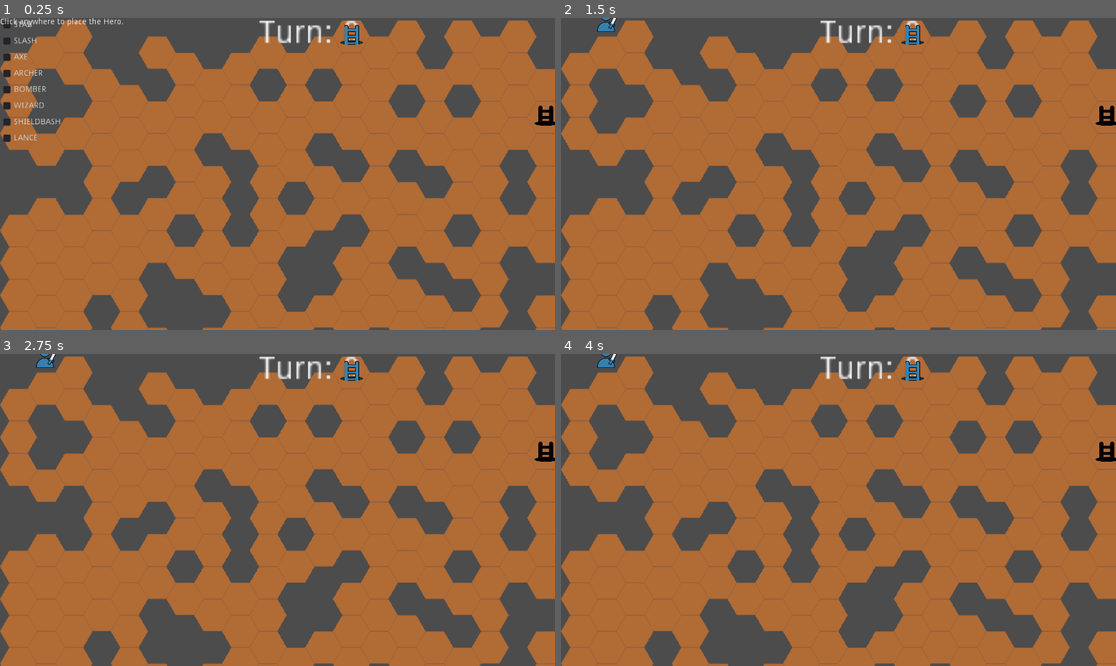
Above: before the commit, frames 1-4 (two rows, left to right).
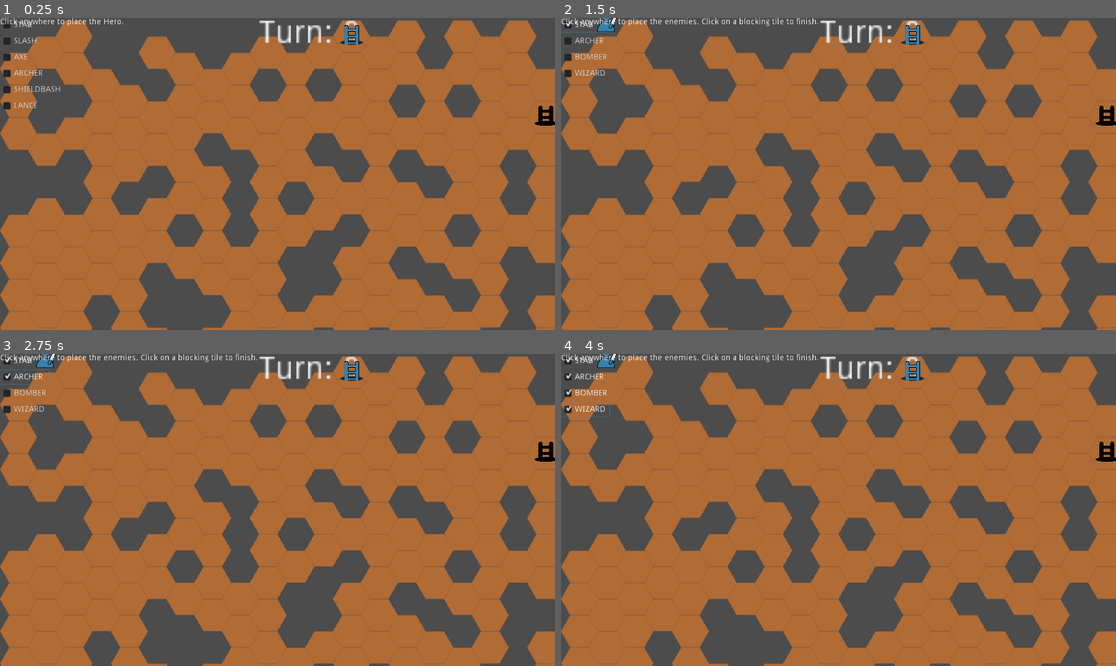
Above: after the commit, the same moments.

Repository: ra314/psiloi
Game: Godot game, scene res://Scenes/Main.tscn
The game is run twice, just before and just after one commit, with the same random seed, the same clock (stepped at 60 frames per second) and the same inputs.
Inputs (mouse positions are in pixels of both pictures, inside the frame that each line leads up to):
- Up to frame 1 (0.25 s): no input
- Up to frame 2 (1.5 s): click "STAB" at 0.5 s; click "STAB" at 1.25 s
- Up to frame 3 (2.75 s): click (22, 375) at 2 s, where only the run after the commit has a clickable "ARCHER"
- Up to frame 4 (4 s): click (583, 394) at 2.75 s, where only the run after the commit has a clickable "BOMBER"; click (583, 410) at 3.5 s, where only the run after the commit has a clickable "WIZARD"

The runs differ from the first frame. In frame 1, 0.3% of the frame differs, in the area x 0-11%, y 21-40%; in frame 2, 0.7%; in frame 3, 0.7%, in the area x 0-47%, y 0-20%; in frame 4, 0.7%.

Commit message:
Made the distinction between player and enemy attacks.

Diff:
--- a/Scripts/Auto.gd
+++ b/Scripts/Auto.gd
@@ -9,6 +9,19 @@
 								ATTACK.SHIELDBASH: ShieldBashStationaryAttack, \
 								ATTACK.WIZARD: WizardStationaryAttack, \
 								ATTACK.LANCE: LanceStationaryAttack}
+var player_attacks = HashSet.neww([ATTACK.STAB, ATTACK.SLASH, ATTACK.AXE, \
+							ATTACK.ARCHER, ATTACK.SHIELDBASH, ATTACK.LANCE])
+var enemy_attacks = HashSet.neww([ATTACK.STAB, ATTACK.ARCHER, \
+								ATTACK.BOMBER, ATTACK.WIZARD])
+func get_allowed_attacks(team_enum) -> Dictionary:
+	if team_enum == TEAM.PLAYER:
+		return player_attacks
+	elif team_enum == TEAM.ENEMY:
+		return enemy_attacks
+	else:
+		assert(false)
+	return {}
+
 
 var all_units: Array
 var enemies_set: Dictionary
--- a/Scripts/Main.gd
+++ b/Scripts/Main.gd
@@ -25,9 +25,7 @@
 func dynamic_initialize_units() -> void:
 	var label = Label.new()
 	add_child(label)
-
 	$PowerupSelector.visible = true
-	$PowerupSelector.init(AUTO.ATTACK.keys())
 
 	var entry = LADDER.instance()
 	entry.position = $TileMap.map_to_world(get_random_non_blocking_tile())
@@ -38,11 +36,13 @@
 	add_child(exit)
 
 	label.text = "Click anywhere to place the Hero."
+	$PowerupSelector.init(AUTO.player_attacks)
 	var grid_pos = yield(self, "mouse_click")[0]
 	var player = AUTO.add_childv2($Units, PLAYER.instance()).init($TileMap, grid_pos, \
 		AUTO.TEAM.PLAYER, HashSet.neww($PowerupSelector.get_selected_powerups()))
 
 	label.text = "Click anywhere to place the enemies. Click on a blocking tile to finish."
+	$PowerupSelector.init(AUTO.enemy_attacks)
 	grid_pos = yield(self, "mouse_click")[0]
 	var enemies = []
 	while !($TileMap.get_cellv(grid_pos) in AUTO.BLOCKING_TILES):
--- a/Scripts/PowerupSelector.gd
+++ b/Scripts/PowerupSelector.gd
@@ -1,9 +1,11 @@
 extends GridContainer
 
-func init(powerups: Array):
+func init(powerups):
+	for child in get_children():
+		child.free()
 	for powerup in powerups:
 		var checkbox = CheckBox.new()
-		checkbox.text = powerup
+		checkbox.text = AUTO.ATTACK.keys()[powerup]
 		add_child(checkbox)
 
 func get_selected_powerups() -> Array:
--- a/Scripts/Unit.gd
+++ b/Scripts/Unit.gd
@@ -15,6 +15,11 @@
 		assert(len(allowed_attack_enums)==1)
 		# Enemies can't slash
 		assert(!(AUTO.ATTACK.SLASH in allowed_attack_enums))
+
+	# Validate that non allowed attack enums aren't selected
+	var legal_attacks = AUTO.get_allowed_attacks(team_enum)
+	assert(len(allowed_attack_enums) == \
+		len(HashSet.intersection(allowed_attack_enums, legal_attacks)))
 
 	_allowed_attack_enums = allowed_attack_enums
 	_stationary_attack_implementation = get_stationary_attack_implementation(_allowed_attack_enums)
